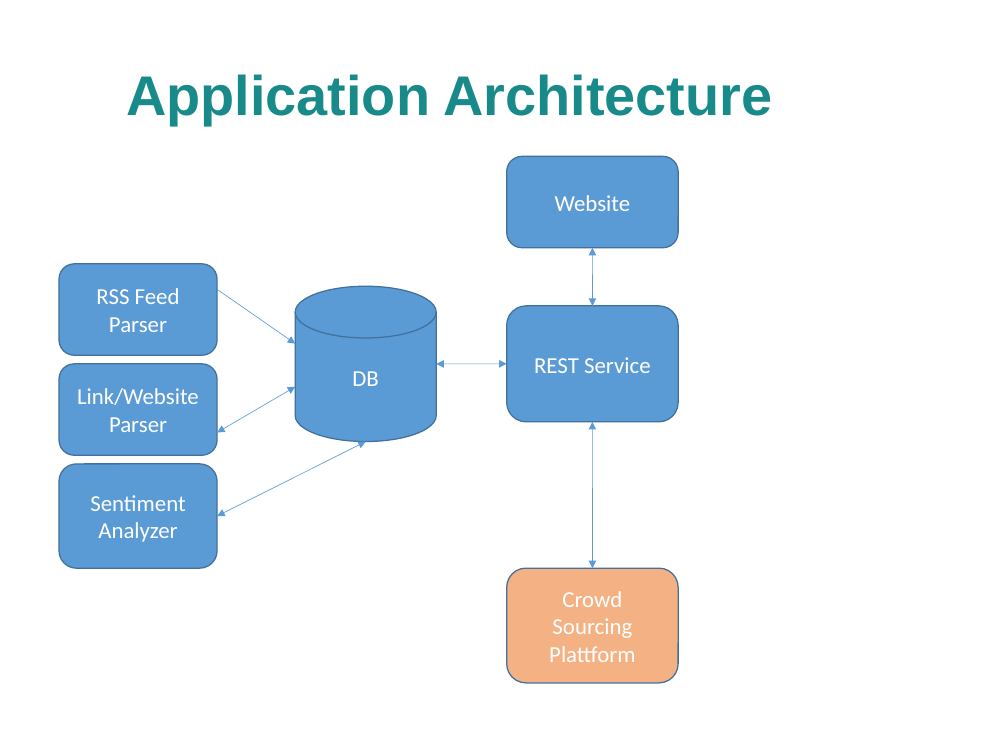
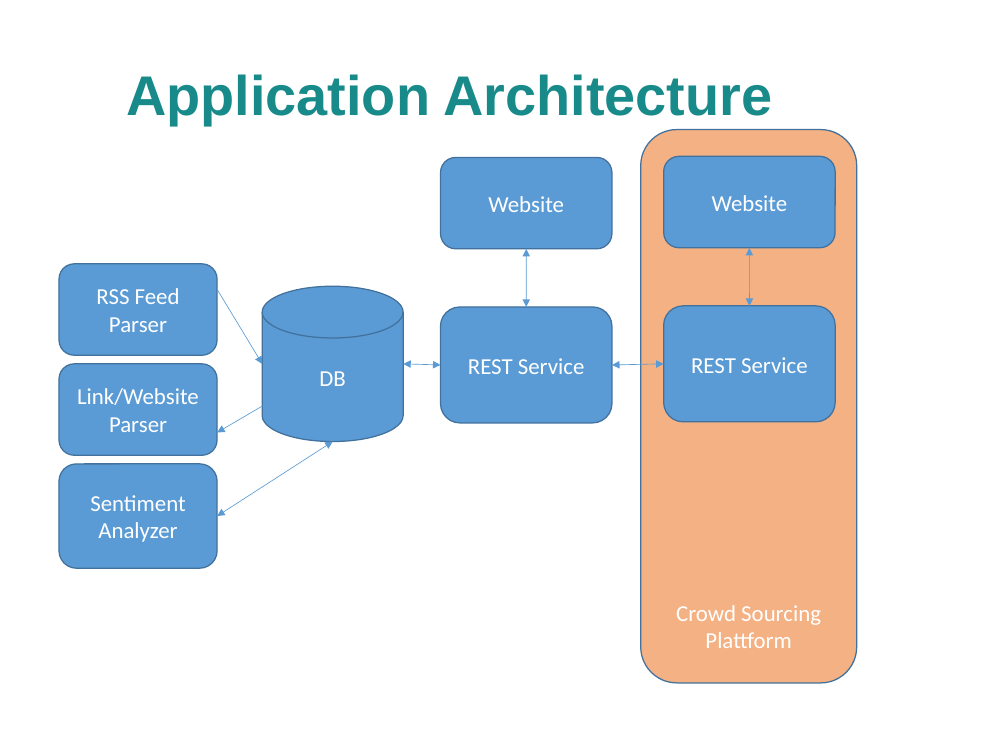
Before and after one commit to schlingel/aic_topic2_2013, a slide deck: slide 6 of presentation/midterm_presentation.odp. Drawn at 1008x756 pixels with LibreOffice and Linux fonts; fonts in the diff are those of the drawing; background and template pictures are left out. Boxes give left, top, right and bottom in pixels: in the first picture for what was removed or moved away, otherwise in the second. Text is boxed around its words. In the diff, an @@ line names an element or a change of style, - is before the commit and + after.

Commit message:
Added crowd sourcing plattform to presentation diagram.

```diff
--- a/presentation/midterm_presentation.odp
+++ b/presentation/midterm_presentation.odp
@@ freeform shape "Crowd Sourcing": place and size @@
-freeform shape "Crowd Sourcing" at (507, 568, 679, 683)
+freeform shape "Crowd Sourcing" at (641, 130, 857, 683)
@@ freeform shape added at (664, 156, 836, 248), fill #5B9BD5, outline #41719C 0.99 pt, 18 pt, text #FFFFFF @@
+Website
@@ 2 freeform shapes, 1 double arrow: place and size @@
-2 freeform shapes, 1 double arrow at (507, 156, 679, 422)
+2 freeform shapes, 1 double arrow at (441, 157, 613, 424)
@@ double arrow added from (750, 248) to (750, 306), #5B9BD5 0.51 pt @@
@@ arrow moved from (217, 289) - (295, 344) to (217, 289) - (263, 364) @@
@@ freeform shape "DB": place and size @@
-freeform shape "DB" at (295, 286, 436, 442)
+freeform shape "DB" at (263, 286, 403, 442)
@@ freeform shape added at (664, 306, 836, 422), fill #5B9BD5, outline #41719C 0.99 pt, 18 pt, text #FFFFFF @@
+REST Service
@@ double arrow moved from (507, 364) - (436, 364) to (441, 365) - (403, 364) @@
@@ double arrow added from (612, 365) to (664, 364), #5B9BD5 0.51 pt @@
@@ double arrow moved from (366, 442) - (217, 516) to (333, 442) - (217, 516) @@
@@ double arrow removed from (593, 422) to (593, 568) @@
```
